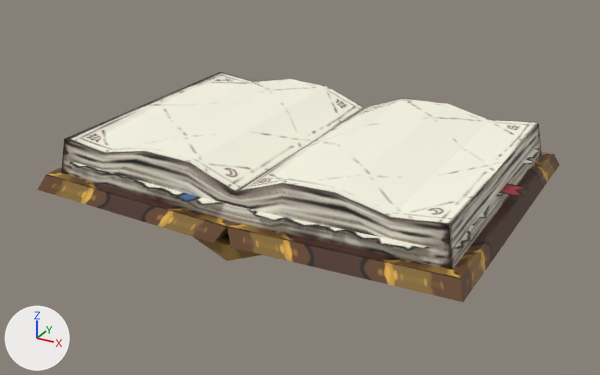
The Blender file Assets/3DModels/Grimoire/GrimoireAssets/Grimoire.blend as it was, and as the next commit left it.
Rendered twice from a camera (50 mm lens) standing at (1.039, -1.935, 0.916) and looking at (-0.006, -0.034, -0.034). The axes (+X, +Y, +Z) are drawn at lower left. The lights are the same throughout. The first picture is the older version.

Before the edit, the objects in view are built like this:
```python
ob_coverl = bpy.data.objects.new('CoverL', me_cube_010)
ob_coverl.parent = ob_bookl
ob_coverl.location = (0.0, 0.0, 0.0277)
ob_coverl.rotation_euler = (-3.142, 0.0, 0.0)  # degrees (-180, 0, 0)
ob_coverr = bpy.data.objects.new('CoverR', me_cube_003)
ob_coverr.parent = ob_bookr
ob_coverr.location = (0.0, 0.0, 0.0277)
ob_loosepager = bpy.data.objects.new('LoosePageR', me_cube_002)
ob_loosepager.parent = ob_bookr
ob_loosepager.location = (0.02, 0.0, 0.0277)
ob_pagesl = bpy.data.objects.new('PagesL', me_cube_012)
ob_pagesl.parent = ob_bookl
ob_pagesl.location = (0.0, 0.0, 0.0277)
ob_pagesl.rotation_euler = (-3.142, 0.0, 0.0)  # degrees (-180, 0, 0)
ob_pagesr = bpy.data.objects.new('PagesR', me_cube_001)
ob_pagesr.parent = ob_bookr
ob_pagesr.location = (0.0, 0.0, 0.0277)
ob_spine = bpy.data.objects.new('Spine', me_cube)
ob_spine.location = (0.0, 0.0, -0.058)
# also in view: 'LoosePageL' at (-0.329, 0.0, 0.062)
```
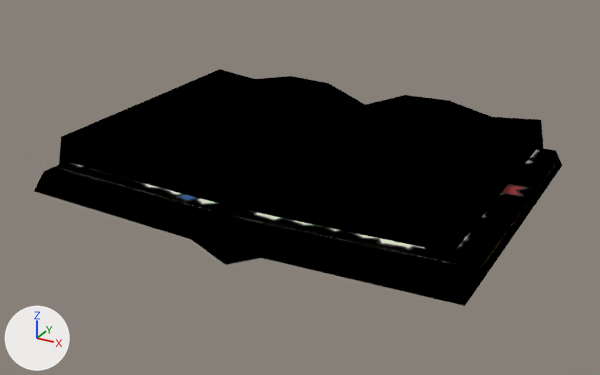
The change in detail:
Material 'Material.001' (mat_material_001) is new.
Its base color is (0.0, 0.0, 0.0) (black #000000).
me_cube_003 has 8 vertices, 6 faces and spans x 0.0..0.609, y -0.44..0.44, z -0.058..-0.015.
me_cube_003 gains material mat_material_001 (black #000000).
me_cube_001 has 20 vertices, 18 faces and spans x 0.0..0.566, y -0.39..0.39, z -0.023..0.108.
me_cube_001 gains material mat_material_001 (black #000000).
me_cube has 42 vertices, 40 faces and spans x -0.099..0.099, y -0.423..0.423, z -0.025..0.058.
me_cube gains material mat_material_001 (black #000000).
me_cube_012 has 20 vertices, 18 faces and spans x -0.566..0.0, y -0.39..0.39, z -0.108..0.023.
me_cube_012 gains material mat_material_001 (black #000000).
me_cube_010 has 8 vertices, 6 faces and spans x -0.609..0.0, y -0.44..0.44, z 0.015..0.058.
me_cube_010 gains material mat_material_001 (black #000000).
Object 'CoverR' (ob_coverr) gains a SOLIDIFY modifier named 'Solidify'.
Modifier setting: thickness = -0.01.
Modifier setting: material_offset = 1.
Modifier setting: use_flip_normals = True.
Object 'PagesR' (ob_pagesr) gains a SOLIDIFY modifier named 'Solidify'.
Modifier setting: thickness = -0.01.
Modifier setting: material_offset = 1.
Modifier setting: use_flip_normals = True.
Object 'Spine' (ob_spine) gains a SOLIDIFY modifier named 'Solidify'.
Modifier setting: thickness = -0.01.
Modifier setting: material_offset = 1.
Modifier setting: use_flip_normals = True.
Object 'PagesL' (ob_pagesl) gains a SOLIDIFY modifier named 'Solidify'.
Modifier setting: thickness = -0.01.
Modifier setting: material_offset = 1.
Modifier setting: use_flip_normals = True.
Object 'CoverL' (ob_coverl) gains a SOLIDIFY modifier named 'Solidify'.
Modifier setting: thickness = -0.01.
Modifier setting: material_offset = 1.
Modifier setting: use_flip_normals = True.

Location of each change, [x1, y1, x2, y2] in pixels of the pictures (600 x 375 px):
'PagesR', recoloured, modifiers changed: before [233, 98, 542, 270]; after [232, 95, 544, 268]
'PagesL', recoloured, modifiers changed: before [61, 72, 364, 222]; after [58, 69, 365, 221]
'CoverR', recoloured, modifiers changed: before [227, 151, 560, 302]; after [225, 149, 562, 306]
'CoverL', modifiers changed, recoloured (6% taller): before [37, 167, 232, 243]; after [34, 165, 231, 246]
'Spine', modifiers changed, recoloured: before [194, 220, 274, 261]; after [193, 237, 259, 265]
